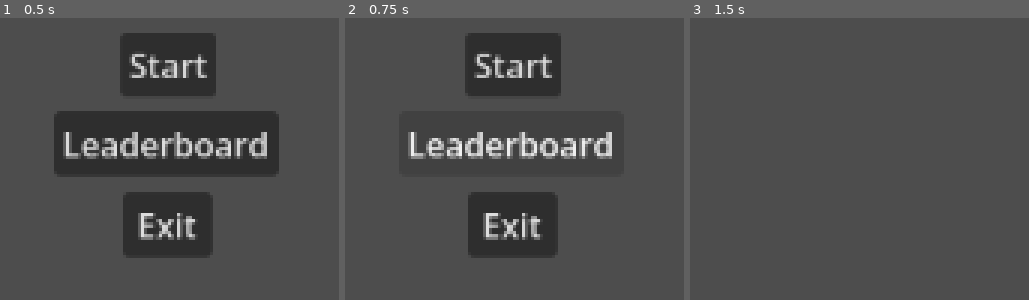
Above: before the commit, frames 1-3 (left to right).
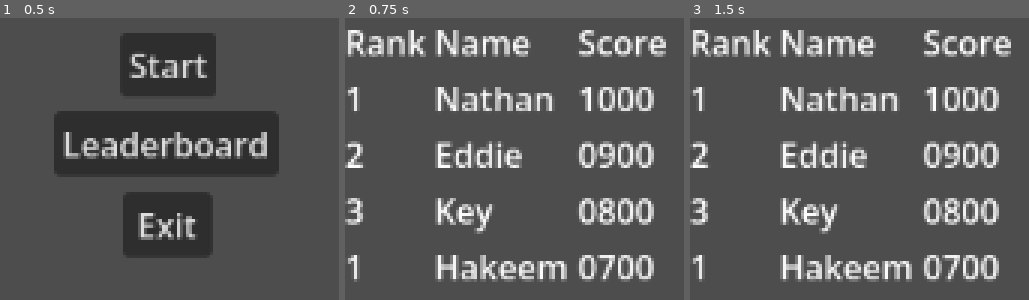
Above: after the commit, the same moments.

Repository: NMSU-CS-CS371/team-project-real-walmart-clash-1
Game: Godot game, scene res://menu.tscn
Two runs of this game, one before a commit and one after it. Both use one fixed random seed, a clock stepped at 60 frames per second and the inputs below.
Inputs (mouse positions are in pixels of both pictures, inside the frame that each line leads up to):
- Up to frame 1 (0.5 s): no input
- Up to frame 2 (0.75 s): click "Leaderboard" at 0.5 s
- Up to frame 3 (1.5 s): click (859, 65) at 1.25 s, where only the run before the commit has a clickable "Start"

Frame 1 is identical in both runs. In frame 2, 28% of the frame differs, in the area x 0-95%, y 4-94%; in frame 3, 17%.

Commit message:
Added leaderboard scene and updated menu

Diff:
--- /dev/null
+++ b/godot_files/leaderboard.tscn
@@ -0,0 +1,14 @@
+[gd_scene format=3 uid="uid://wqkqnasy6e71"]
+
+[ext_resource type="Script" uid="uid://biogt8v7kotcr" path="res://scoreboard.gd" id="1_3ilyb"]
+
+[node name="Control" type="Control" unique_id=551663971]
+layout_mode = 3
+anchors_preset = 15
+anchor_right = 1.0
+anchor_bottom = 1.0
+offset_right = -153.0
+grow_horizontal = 2
+grow_vertical = 2
+script = ExtResource("1_3ilyb")
+metadata/_edit_vertical_guides_ = [1000.0, 250.0, 750.0]
--- a/godot_files/menu.gd
+++ b/godot_files/menu.gd
@@ -17,7 +17,7 @@
 
 # Leaderboard button
 func _on_button_2_pressed() -> void:
-	pass # Replace with function body
+	get_tree().change_scene_to_file("res://leaderboard.tscn")
 
 #  Exit button
 func _on_button_3_pressed() -> void:
--- a/godot_files/menu.tscn
+++ b/godot_files/menu.tscn
@@ -36,3 +36,4 @@
 text = "Exit"
 
 [connection signal="pressed" from="Options/Button1" to="." method="_on_button_1_pressed"]
+[connection signal="pressed" from="Options/Button2" to="." method="_on_button_2_pressed"]
--- /dev/null
+++ b/godot_files/scoreboard.gd
@@ -0,0 +1,39 @@
+extends Control
+
+
+# Called when the node enters the scene tree for the first time.
+func _ready() -> void:
+	var grid = GridContainer.new()
+	grid.columns = 3
+	add_child(grid)
+
+	var label1 = Label.new()
+	label1.text = "Rank"
+	grid.add_child(label1)
+
+	var label2 = Label.new()
+	label2.text = "Name"
+	grid.add_child(label2)
+
+	var label3 = Label.new()
+	label3.text = "Score"
+	grid.add_child(label3)
+
+
+	add_row(grid, "1", "Nathan", "1000")
+	add_row(grid, "2", "Eddie", "0900")
+	add_row(grid, "3", "Key", "0800")
+	add_row(grid, "1", "Hakeem", "0700")
+
+func add_row(grid, rank, name, score) :
+	var r = Label.new()
+	r.text = rank
+	grid.add_child(r)
+
+	var n = Label.new()
+	n.text = name
+	grid.add_child(n)
+
+	var s = Label.new()
+	s.text = score
+	grid.add_child(s)
Not shown, added: godot_files/scoreboard.gd.uid
